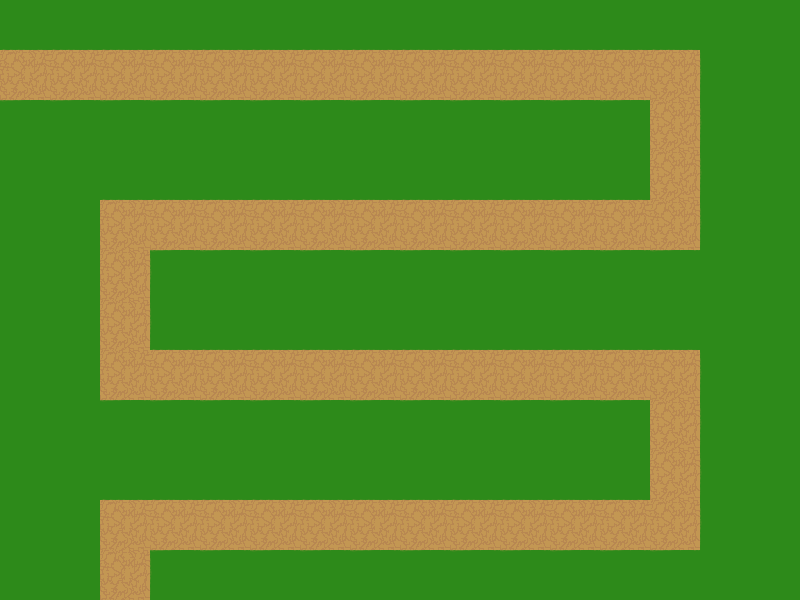
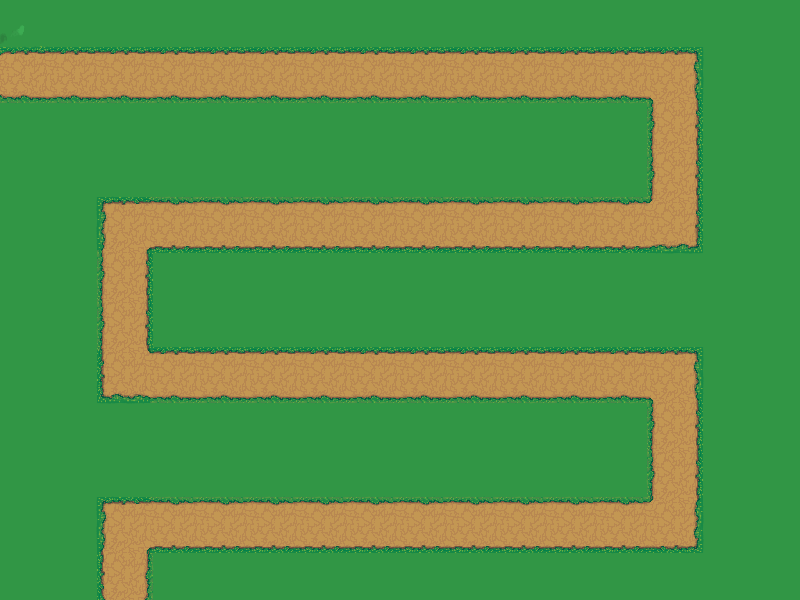
Two versions of the same layered image (800 × 600). Layer-by-layer changes:
renamed "Camada 4" to "Bordas", showed it, painted on it over [0, 25, 705, 600]
renamed "Camada 5" to "Passagem", painted on it over [0, 46, 702, 600]
painted on "Camada 2" over [0, 0, 800, 600]
